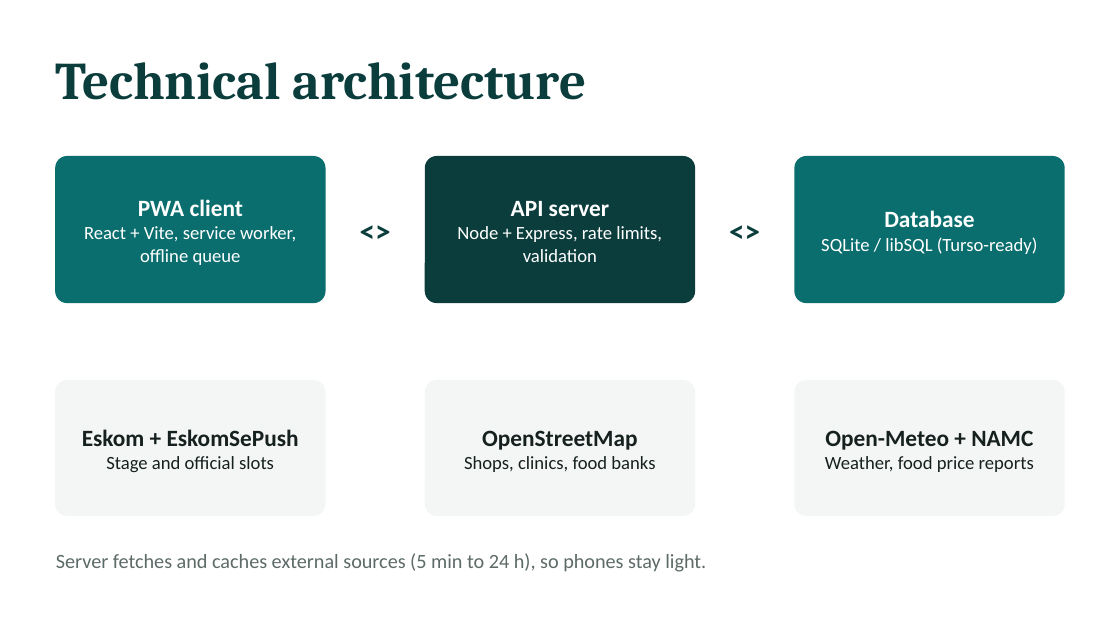
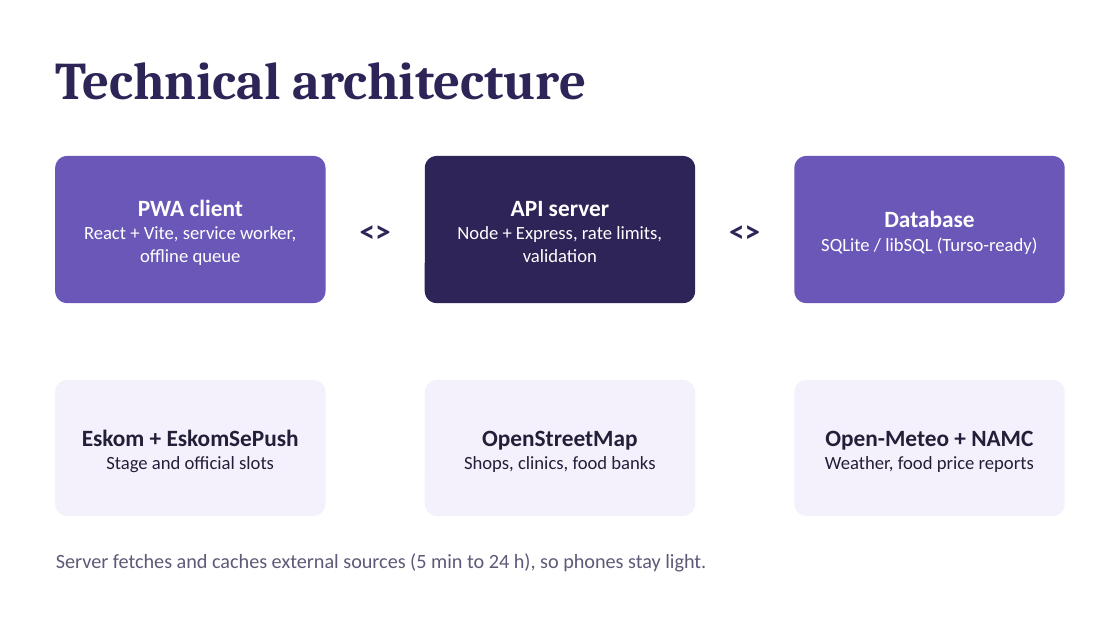
Before and after one commit to Unsolvedstar/Kasi-Grid, a slide deck: slide 7 of submission/Kasi-Grid-deck.pptx. Drawn at 1120x630 pixels with LibreOffice and Linux fonts; fonts in the diff are those of the drawing. Boxes give left, top, right and bottom in pixels: in the first picture for what was removed or moved away, otherwise in the second. Text is boxed around its words. In the diff, an @@ line names an element or a change of style, - is before the commit and + after.

```diff
--- a/submission/Kasi-Grid-deck.pptx
+++ b/submission/Kasi-Grid-deck.pptx
@@ rounded rectangle at bbox=[56, 157, 325, 302]: fill #0B6E6E to #6A57B8; outline #0B6E6E 1 pt to #6A57B8 1 pt @@
@@ rounded rectangle at bbox=[426, 157, 694, 302]: fill #0B3D3D to #2E2457; outline #0B3D3D 1 pt to #2E2457 1 pt @@
@@ rounded rectangle at bbox=[795, 157, 1064, 302]: fill #0B6E6E to #6A57B8; outline #0B6E6E 1 pt to #6A57B8 1 pt @@
@@ text colour #0B3D3D to #2E2457 in 3 elements at bbox=[56, 62, 586, 100], bbox=[325, 202, 426, 258], bbox=[694, 202, 795, 258] @@
@@ fill #F4F6F5 to #F4F1FC; outline #F4F6F5 1 pt to #F4F1FC 1 pt in 3 elements at bbox=[56, 381, 325, 515], bbox=[426, 381, 694, 515], bbox=[795, 381, 1064, 515] @@
@@ text colour #16211F to #241F38 in 3 elements at bbox=[82, 429, 299, 472], bbox=[464, 430, 655, 472], bbox=[825, 430, 1034, 472] @@
@@ text "Server fetches and caches external ..." at bbox=[56, 553, 706, 572]: text colour #5D6B68 to #5F5978 @@
```
Also in this commit, not shown: 9 other slides changed, 13 other files.
